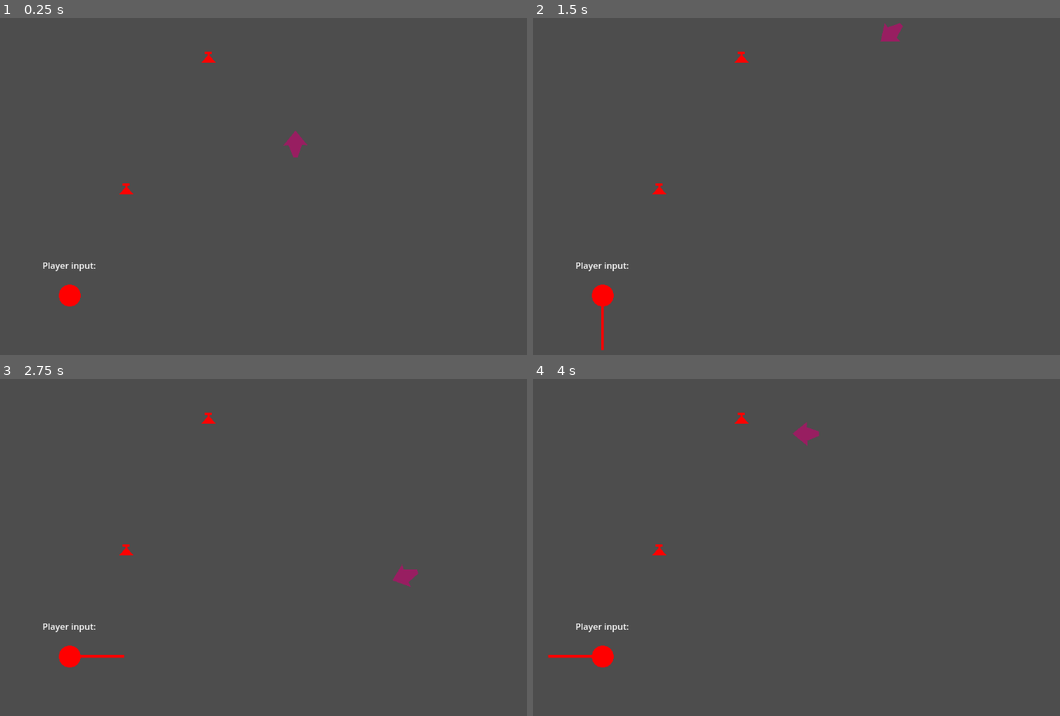
Above: before the commit, frames 1-4 (two rows, left to right).
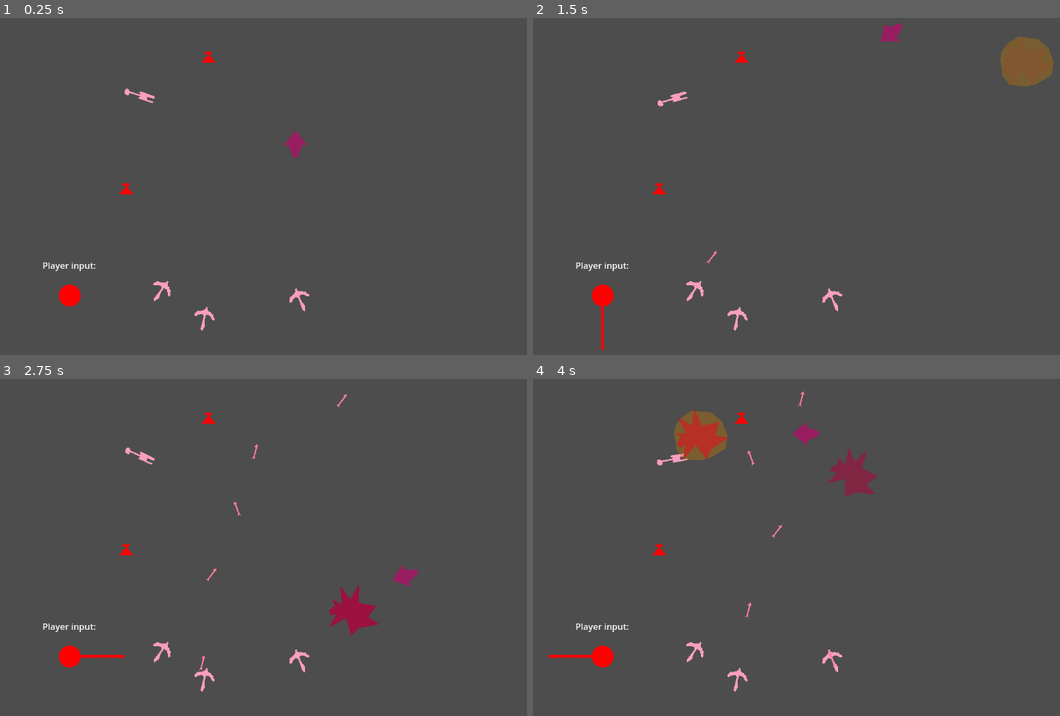
Above: after the commit, the same moments.

Repository: IwailerI/micro-jam-colors
Game: Godot game, scene res://scenes/level/level.tscn
Two runs of this game, one before a commit and one after it. Both use one fixed random seed, a clock stepped at 60 frames per second and the inputs below.
Inputs:
- Up to frame 1 (0.25 s): no input
- Up to frame 2 (1.5 s): hold D (movement_right) 0.53-1.28 s; hold S (movement_down) from 1.28 s (still down)
- Up to frame 3 (2.75 s): release S (movement_down) at 2.03 s; hold D (movement_right) from 2.03 s (still down)
- Up to frame 4 (4 s): release D (movement_right) at 2.78 s; hold W (movement_up) 2.78-3.53 s; hold A (movement_left) from 3.53 s (still down)

The runs differ from the first frame. In frame 1, 0.3% of the frame differs, in the area x 23-59%, y 20-94%; in frame 2, 1.5%; in frame 3, 1.1%; in frame 4, 2.2%, in the area x 23-66%, y 3-94%.

Commit message:
implemented projectiles

Diff:
--- /dev/null
+++ b/objects/catapult/catapult.gd
@@ -0,0 +1,45 @@
+extends StaticBody2D
+
+
+const CATAPULT_EXPLOSION := preload("res://objects/catapult/explosion.tscn")
+
+## Duration in seconds before catapults starts throwing.
+@export var wakeup: float = 3
+@export var cooldown: float = 3
+@export var preempt_player: bool = true
+
+@onready var cooldown_timer: Timer = $Cooldown
+
+
+func _ready() -> void:
+	_setup.call_deferred() # awaiting in read is bad
+	cooldown_timer.timeout.connect(_on_shoot_cooldown_timeout)
+
+
+func _setup() -> void:
+	if wakeup > 0:
+		await get_tree().create_timer(wakeup).timeout
+	cooldown_timer.start(cooldown)
+
+
+func _on_shoot_cooldown_timeout() -> void:
+	var p := GameManager.GetInstance().Player()
+	if not p.alive:
+		return
+
+	var pos: Vector2
+	if preempt_player:
+		const WARN_TIME := 0.5
+		pos = p.global_position + Vector2.from_angle(p.direction) * p.ground_speed * WARN_TIME
+	else:
+		pos = p.global_position
+
+	var inst := CATAPULT_EXPLOSION.instantiate() as Node2D
+	get_parent().add_child(inst)
+	inst.global_rotation = global_rotation
+	inst.global_position = pos
+
+
+func _physics_process(_delta: float) -> void:
+	var p := GameManager.GetInstance().Player()
+	global_rotation = global_position.direction_to(p.global_position).angle()
--- /dev/null
+++ b/objects/catapult/catapult.tscn
@@ -0,0 +1,19 @@
+[gd_scene load_steps=3 format=3 uid="uid://skitiu8xadwy"]
+
+[ext_resource type="Script" uid="uid://b4k5dpnl82ytj" path="res://objects/catapult/catapult.gd" id="1_t8e78"]
+
+[sub_resource type="CircleShape2D" id="CircleShape2D_3h4q7"]
+radius = 9.0
+
+[node name="Catapult" type="StaticBody2D"]
+script = ExtResource("1_t8e78")
+
+[node name="Cooldown" type="Timer" parent="."]
+
+[node name="CollisionShape2D" type="CollisionShape2D" parent="."]
+shape = SubResource("CircleShape2D_3h4q7")
+
+[node name="Sprite" type="Polygon2D" parent="."]
+scale = Vector2(3.45317, 3.45317)
+color = Color(0.983108, 0.620366, 0.748052, 1)
+polygon = PackedVector2Array(4.34384, -2.02712, -3.47507, -2.31671, -4.05425, -2.02712, -3.76466, -1.44795, -3.18548, -1.15836, -3.18548, -0.579178, -4.34384, -0.579178, -6.95014, -0.579178, -9.26685, -0.579178, -9.52239, -1.38135, -10.6105, -1.5578, -11.294, -1.15836, -11.5836, -0.289589, -11.5836, 0.868767, -10.7148, 1.73753, -9.26685, 1.73753, -8.68767, 1.15836, -8.97726, 0.289589, -8.39808, 0.289589, -6.37096, 0.289589, -4.63342, 0.289589, -3.47507, 0.289589, -2.89589, 0.579178, -3.47507, 1.15836, -3.76466, 1.44795, -2.6063, 1.73753, -1.44795, 1.73753, 0, 1.73753, 1.73753, 1.73753, 2.89589, 1.73753, 4.05425, 1.73753, 4.92301, 1.44795, 4.34384, 0.868767, 3.18548, 0.868767, 1.73753, 0.868767, 1.15836, 0.868767, 0.868767, 0.579178, 0.868767, 0, 0.868767, -0.579178, 2.02712, -0.579178, 3.47507, -0.579178, 4.34384, -0.579178, 4.92301, -1.15836, 4.63342, -1.44795)
--- /dev/null
+++ b/objects/catapult/explosion.gd
@@ -0,0 +1,32 @@
+extends Node2D
+
+
+@export_flags_2d_physics var collision := 0
+@export var warning_time: float = 0.5
+@export var effect_fadeout: float = 0.3
+
+@onready var warn: Polygon2D = $Warn
+@onready var bang: Polygon2D = $Bang
+@onready var animation_player: AnimationPlayer = $AnimationPlayer
+
+var did_explode := false
+
+
+func _ready() -> void:
+    animation_player.play(&"explode")
+
+
+func do_explosion() -> void:
+    var params := PhysicsShapeQueryParameters2D.new()
+    var circle := CircleShape2D.new()
+    circle.radius = 50.0
+    params.shape = circle
+    params.transform = global_transform
+    params.collision_mask = collision
+    params.collide_with_areas = true
+    params.collide_with_bodies = true
+    var res := get_world_2d().direct_space_state.intersect_shape(params)
+    for val: Dictionary in res:
+        if val.collider is Player:
+            var v := global_position.direction_to(val.collider.global_position)
+            val.collider.die(v * 500.0)
--- /dev/null
+++ b/objects/catapult/explosion.tscn
@@ -0,0 +1,99 @@
+[gd_scene load_steps=5 format=3 uid="uid://brnvv24l4ksh5"]
+
+[ext_resource type="Script" uid="uid://vmt33ihdvtej" path="res://objects/catapult/explosion.gd" id="1_ngrm2"]
+
+[sub_resource type="Animation" id="Animation_ngrm2"]
+resource_name = "explode"
+length = 1.5
+step = 0.1
+tracks/0/type = "method"
+tracks/0/imported = false
+tracks/0/enabled = true
+tracks/0/path = NodePath(".")
+tracks/0/interp = 1
+tracks/0/loop_wrap = true
+tracks/0/keys = {
+"times": PackedFloat32Array(0.493102, 1.4),
+"transitions": PackedFloat32Array(1, 1),
+"values": [{
+"args": [],
+"method": &"do_explosion"
+}, {
+"args": [],
+"method": &"queue_free"
+}]
+}
+tracks/1/type = "value"
+tracks/1/imported = false
+tracks/1/enabled = true
+tracks/1/path = NodePath("Warn:modulate")
+tracks/1/interp = 1
+tracks/1/loop_wrap = true
+tracks/1/keys = {
+"times": PackedFloat32Array(0, 0.5, 0.534796),
+"transitions": PackedFloat32Array(1, 1, 1),
+"update": 0,
+"values": [Color(1, 1, 1, 0), Color(1, 1, 1, 1), Color(1, 1, 1, 0)]
+}
+tracks/2/type = "value"
+tracks/2/imported = false
+tracks/2/enabled = true
+tracks/2/path = NodePath("Bang:modulate")
+tracks/2/interp = 1
+tracks/2/loop_wrap = true
+tracks/2/keys = {
+"times": PackedFloat32Array(0.478839, 0.507365, 1.5),
+"transitions": PackedFloat32Array(1, 1, 1),
+"update": 0,
+"values": [Color(1, 1, 1, 0), Color(1, 1, 1, 1), Color(1, 1, 1, 0)]
+}
+
+[sub_resource type="Animation" id="Animation_p2lgp"]
+length = 0.001
+tracks/0/type = "value"
+tracks/0/imported = false
+tracks/0/enabled = true
+tracks/0/path = NodePath("Warn:modulate")
+tracks/0/interp = 1
+tracks/0/loop_wrap = true
+tracks/0/keys = {
+"times": PackedFloat32Array(0),
+"transitions": PackedFloat32Array(1),
+"update": 0,
+"values": [Color(1, 1, 1, 1)]
+}
+tracks/1/type = "value"
+tracks/1/imported = false
+tracks/1/enabled = true
+tracks/1/path = NodePath("Bang:modulate")
+tracks/1/interp = 1
+tracks/1/loop_wrap = true
+tracks/1/keys = {
+"times": PackedFloat32Array(0),
+"transitions": PackedFloat32Array(1),
+"update": 0,
+"values": [Color(1, 1, 1, 1)]
+}
+
+[sub_resource type="AnimationLibrary" id="AnimationLibrary_x2egx"]
+_data = {
+&"RESET": SubResource("Animation_p2lgp"),
+&"explode": SubResource("Animation_ngrm2")
+}
+
+[node name="Explosion" type="Node2D"]
+script = ExtResource("1_ngrm2")
+collision = 1
+
+[node name="AnimationPlayer" type="AnimationPlayer" parent="."]
+libraries = {
+&"": SubResource("AnimationLibrary_x2egx")
+}
+
+[node name="Bang" type="Polygon2D" parent="."]
+color = Color(0.700637, 0, 0.232348, 1)
+polygon = PackedVector2Array(-39, 20, -42, 11, -34, 0, -41, -10, -22, -4, -31, -36, -8, -17, 1, -47, 9, -13, 41, -14, 30, 9, 53, 18, 18, 32, 6, 49, -9, 19, -36, 42, -28, 15)
+
+[node name="Warn" type="Polygon2D" parent="."]
+color = Color(0.737255, 0.470588, 0.0156863, 0.403922)
+polygon = PackedVector2Array(-44, 9, -44, -9, -39, -22, -26, -35, -4, -44, 30, -34, 47, -14, 52, 14, 44, 36, 15, 47, -4, 49, -35, 41, -45, 22)
--- /dev/null
+++ b/objects/crossbow/crossbow.gd
@@ -0,0 +1,29 @@
+extends StaticBody2D
+
+
+const CROSSBOW_BOLT := preload("res://objects/crossbow/crossbow_bolt.tscn")
+
+## Duration in seconds before crossbow starts shooting.
+@export var wakeup: float = 3
+@export var cooldown: float = 3
+
+@onready var cooldown_timer: Timer = $Cooldown
+
+
+func _ready() -> void:
+	_setup.call_deferred() # awaiting in read is bad
+	cooldown_timer.timeout.connect(_on_shoot_cooldown_timeout)
+
+
+func _setup() -> void:
+	if wakeup > 0:
+		await get_tree().create_timer(wakeup).timeout
+	cooldown_timer.start(cooldown)
+
+
+func _on_shoot_cooldown_timeout() -> void:
+	var inst := CROSSBOW_BOLT.instantiate() as Node2D
+	get_parent().add_child(inst)
+	inst.global_rotation = global_rotation
+	inst.global_position = global_position
+	inst.creator = self
--- /dev/null
+++ b/objects/crossbow/crossbow.tscn
@@ -0,0 +1,22 @@
+[gd_scene load_steps=3 format=3 uid="uid://dwffie5p7ox4j"]
+
+[ext_resource type="Script" uid="uid://d23whoj8jr6ti" path="res://objects/crossbow/crossbow.gd" id="1_ksyy8"]
+
+[sub_resource type="CircleShape2D" id="CircleShape2D_ihhhh"]
+radius = 9.0
+
+[node name="Crossbow" type="StaticBody2D"]
+collision_layer = 2
+collision_mask = 0
+script = ExtResource("1_ksyy8")
+
+[node name="Cooldown" type="Timer" parent="."]
+
+[node name="CollisionShape2D" type="CollisionShape2D" parent="."]
+shape = SubResource("CircleShape2D_ihhhh")
+
+[node name="Sprite" type="Polygon2D" parent="."]
+position = Vector2(-9, 2)
+scale = Vector2(3.45317, 3.45317)
+color = Color(0.983108, 0.620366, 0.748052, 1)
+polygon = PackedVector2Array(-5, -1, 2, -1, 3, -2, 2, -4, 1, -5, 1, -6, 2, -6, 4, -5, 4, -4, 5, -2, 6, -1, 7, -1, 7, 0, 6, 0, 5, 1, 5, 2, 4, 3, 4, 4, 3, 4, 2, 5, 1, 5, 1, 4, 2, 3, 2, 3, 3, 2, 3, 1, 3, 0, 2, 0, 0, 0, -3, 1, -6, 0)
--- /dev/null
+++ b/objects/crossbow/crossbow_bolt.gd
@@ -0,0 +1,21 @@
+extends CharacterBody2D
+
+
+@export var speed := 400.0
+var creator: Node = null
+
+
+func _ready() -> void:
+	($Visibility as VisibleOnScreenNotifier2D).screen_exited.connect(queue_free)
+
+
+func _physics_process(delta: float) -> void:
+	velocity = Vector2.from_angle(global_rotation) * speed * delta
+	var rem := velocity
+	for i: int in 32:
+		var col := move_and_collide(rem)
+		if col == null:
+			break
+		if col.get_collider() != creator:
+			queue_free()
+		rem = col.get_remainder()
--- /dev/null
+++ b/objects/crossbow/crossbow_bolt.tscn
@@ -0,0 +1,28 @@
+[gd_scene load_steps=3 format=3 uid="uid://xwkjdsly88n5"]
+
+[ext_resource type="Script" uid="uid://bjy4iq1ykcw6t" path="res://objects/crossbow/crossbow_bolt.gd" id="1_c844m"]
+
+[sub_resource type="CapsuleShape2D" id="CapsuleShape2D_oknrv"]
+radius = 1.0
+height = 16.0
+
+[node name="CrossbowBolt" type="CharacterBody2D" groups=["Hazard"]]
+collision_layer = 4
+collision_mask = 7
+script = ExtResource("1_c844m")
+
+[node name="Visibility" type="VisibleOnScreenNotifier2D" parent="."]
+position = Vector2(-3.5, -0.5)
+scale = Vector2(1.65, 0.45)
+
+[node name="Polygon2D" type="Polygon2D" parent="."]
+position = Vector2(1, 1)
+scale = Vector2(0.792364, 0.558289)
+color = Color(1, 0.495858, 0.599217, 1)
+polygon = PackedVector2Array(-25, -8, -18, -4, 5, -4, 4, -9, 12, -2, 5, 4, 6, 1, -17, 0, -25, 4, -21, -2)
+
+[node name="CollisionShape2D" type="CollisionShape2D" parent="."]
+position = Vector2(-3, 0)
+rotation = -1.5708
+shape = SubResource("CapsuleShape2D_oknrv")
+debug_color = Color(0.992116, 0, 0.256465, 0.42)
--- a/objects/game_manager/game_manager.gd
+++ b/objects/game_manager/game_manager.gd
@@ -15,7 +15,11 @@
 	return gms[0]
 
 
+func Player() -> Player:
+	return get_tree().get_first_node_in_group(&"Player")
+
+
 func AddColors(r: int, g: int, b: int):
 	red = min(red + r, MAX_COLOR_VALUE)
-	green = min(green + r, MAX_COLOR_VALUE)
-	blue = min(blue + r, MAX_COLOR_VALUE)
+	green = min(green + g, MAX_COLOR_VALUE)
+	blue = min(blue + b, MAX_COLOR_VALUE)
--- a/objects/player/player.gd
+++ b/objects/player/player.gd
@@ -40,13 +40,15 @@
 
 	var left := ground_speed * delta
 
+	var was_leathal := false
+
 	for i: int in 32:
 		var col := move_and_collide(Vector2.from_angle(direction) * left)
 		if col == null:
 			break
 
 		if (col.get_collider() as Node).is_in_group(&"Hazard"):
-			alive = false
+			was_leathal = true
 
 		var normal := col.get_normal()
 		global_position = col.get_position() + radius * normal
@@ -55,11 +57,8 @@
 		direction = col.get_remainder().bounce(normal).angle()
 		left = col.get_remainder().length()
 
-
-	if not alive:
-		velocity = Vector2.from_angle(direction) * ground_speed
-		death_time = Time.get_ticks_msec()
-		died.emit()
+	if was_leathal:
+		die()
 
 
 func _dead_movement(delta: float) -> void:
@@ -74,3 +73,16 @@
 		velocity = col.get_remainder().bounce(normal)
 
 	sprite.rotation = velocity.angle() + PI * 0.5 + float(Time.get_ticks_msec() - death_time) * 0.001 * PI
+
+
+func die(vel := Vector2.ZERO) -> void:
+	if not alive:
+		return
+
+	alive = false
+	if vel == Vector2.ZERO:
+		velocity = Vector2.from_angle(direction) * ground_speed
+	else:
+		velocity = vel
+	death_time = Time.get_ticks_msec()
+	died.emit()
--- a/objects/player/player.tscn
+++ b/objects/player/player.tscn
@@ -5,7 +5,7 @@
 [sub_resource type="CircleShape2D" id="CircleShape2D_jww0w"]
 radius = 12.6632
 
-[node name="Player" type="CharacterBody2D"]
+[node name="Player" type="CharacterBody2D" groups=["Player"]]
 collision_mask = 6
 script = ExtResource("1_cqmt1")
 rotation_speed = 10.13
--- a/project.godot
+++ b/project.godot
@@ -32,8 +32,9 @@
 
 [global_group]
 
+Hazard=""
 GameManager=""
-Hazard=""
+Player=""
 
 [input]
 
--- a/scenes/level/level.tscn
+++ b/scenes/level/level.tscn
@@ -1,9 +1,11 @@
-[gd_scene load_steps=8 format=3 uid="uid://be41k6pgj28jm"]
+[gd_scene load_steps=10 format=3 uid="uid://be41k6pgj28jm"]
 
 [ext_resource type="PackedScene" uid="uid://0y47txpbjkcy" path="res://objects/potion/potion.tscn" id="1_i166f"]
 [ext_resource type="PackedScene" uid="uid://cdj8wgxuxnkiv" path="res://objects/player/player.tscn" id="1_jww0w"]
 [ext_resource type="PackedScene" uid="uid://ddb1rbjhwv3os" path="res://objects/game_manager/game_manager.tscn" id="1_qkmgm"]
 [ext_resource type="PackedScene" uid="uid://byhqyeheckqeq" path="res://objects/player/input_direction.tscn" id="2_nbgty"]
+[ext_resource type="PackedScene" uid="uid://dwffie5p7ox4j" path="res://objects/crossbow/crossbow.tscn" id="3_i166f"]
+[ext_resource type="PackedScene" uid="uid://skitiu8xadwy" path="res://objects/catapult/catapult.tscn" id="7_wcngd"]
 
 [sub_resource type="WorldBoundaryShape2D" id="WorldBoundaryShape2D_jww0w"]
 
@@ -67,3 +69,26 @@
 [node name="CollisionShape2D" type="CollisionShape2D" parent="StaticBody2D"]
 shape = SubResource("CircleShape2D_nbgty")
 debug_color = Color(0.944911, 0.0655937, 0.561244, 0.42)
+
+[node name="Crossbow" parent="." instance=ExtResource("3_i166f")]
+position = Vector2(348, 496)
+rotation = -0.928478
+wakeup = 0.333
+cooldown = 1.0
+
+[node name="Crossbow2" parent="." instance=ExtResource("3_i166f")]
+position = Vector2(597, 512)
+rotation = -1.92776
+wakeup = 1.0
+cooldown = 1.0
+
+[node name="Crossbow3" parent="." instance=ExtResource("3_i166f")]
+position = Vector2(425, 546)
+rotation = -1.32576
+wakeup = 0.667
+cooldown = 1.0
+
+[node name="Catapult" parent="." instance=ExtResource("7_wcngd")]
+position = Vector2(316.175, 145.989)
+wakeup = 0.0
+cooldown = 1.0
Not shown, added: objects/catapult/catapult.gd.uid
Not shown, added: objects/catapult/explosion.gd.uid
Not shown, added: objects/crossbow/crossbow.gd.uid
Not shown, added: objects/crossbow/crossbow_bolt.gd.uid
